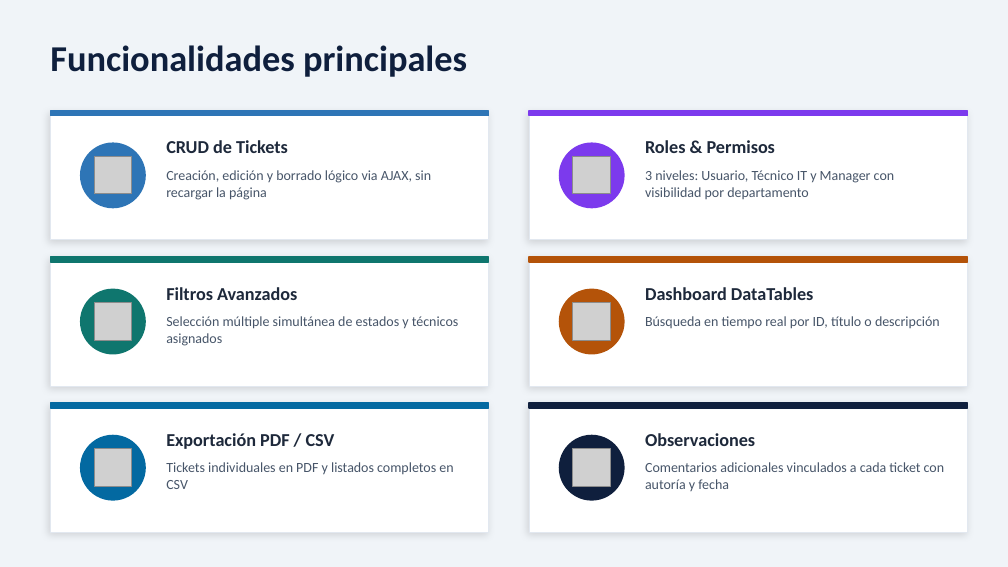
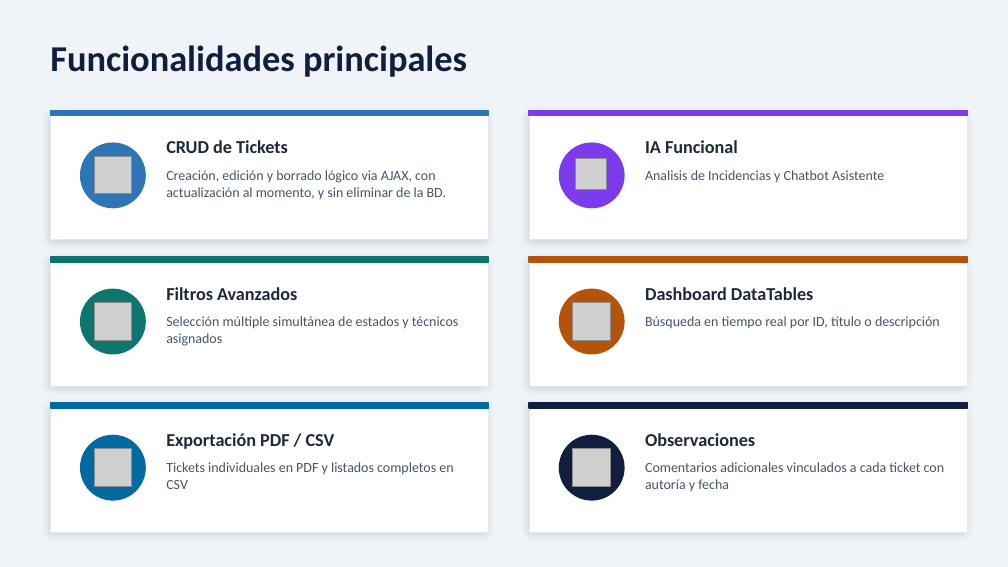
Before and after one commit to imartor99/IMTracker-ProyectoINTEGRADO-IgnacioMT, a slide deck: slide 8 of docs_requerida/IMTracker_Presentacion.odp. Drawn at 1008x567 pixels with LibreOffice and Linux fonts; fonts in the diff are those of the drawing; grey boxes stand for pictures. Boxes give left, top, right and bottom in pixels: in the first picture for what was removed or moved away, otherwise in the second. Text is boxed around its words. In the diff, an @@ line names an element or a change of style, - is before the commit and + after.

```diff
--- a/docs_requerida/IMTracker_Presentacion.odp
+++ b/docs_requerida/IMTracker_Presentacion.odp
@@ text at <box>645,140,738,153</box>: text changed @@
-Roles & Permisos
+IA Funcional
@@ text at <box>166,170,446,199</box>: text changed @@
-Creación, edición y borrado lógico via AJAX, sin recargar la página
+Creación, edición y borrado lógico via AJAX, con actualización al momento, y sin eliminar de la BD.
@@ picture: place and size @@
-picture at <box>573,156,610,194</box>
+picture at <box>576,158,607,190</box>
@@ text at <box>645,170,884,182</box>: text changed @@
-3 niveles: Usuario, Técnico IT y Manager con visibilidad por departamento
+Analisis de Incidencias y Chatbot Asistente
```
Also in this commit, not shown: 16 other slides changed, 2 slides added, 2 other files.
